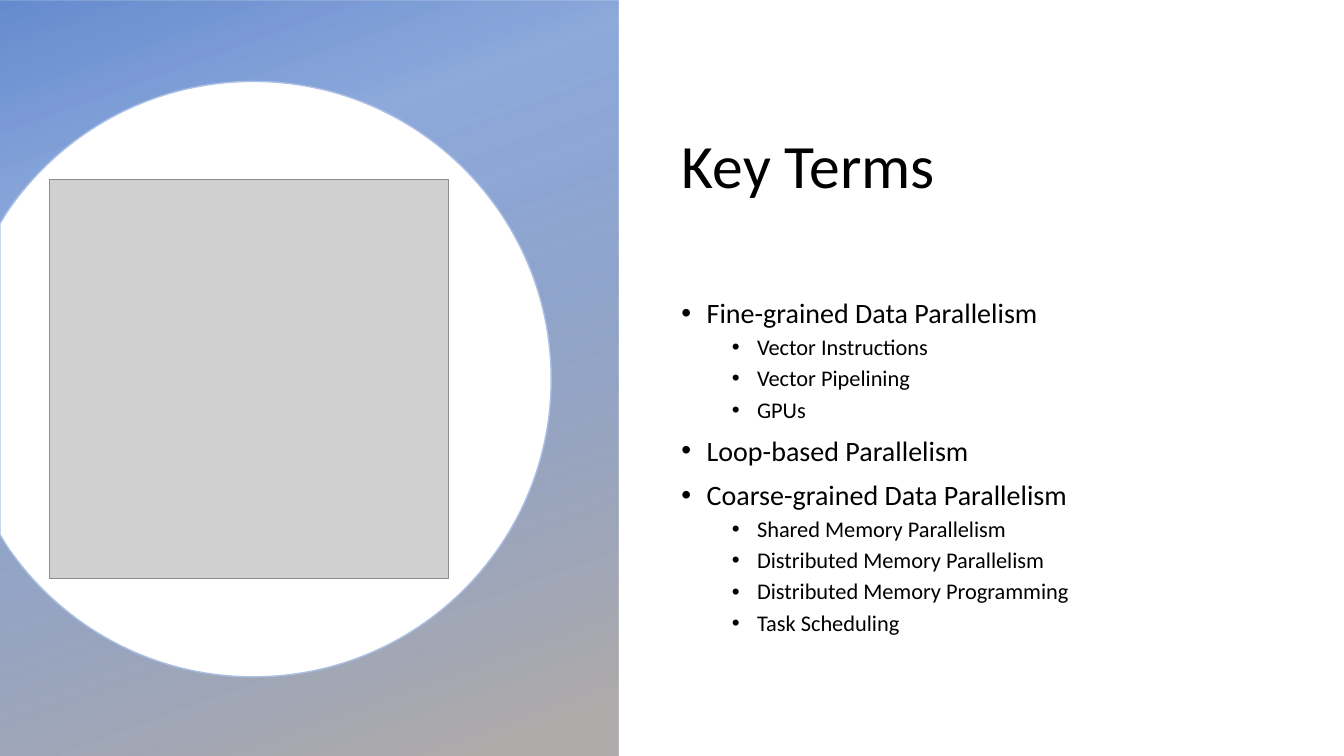
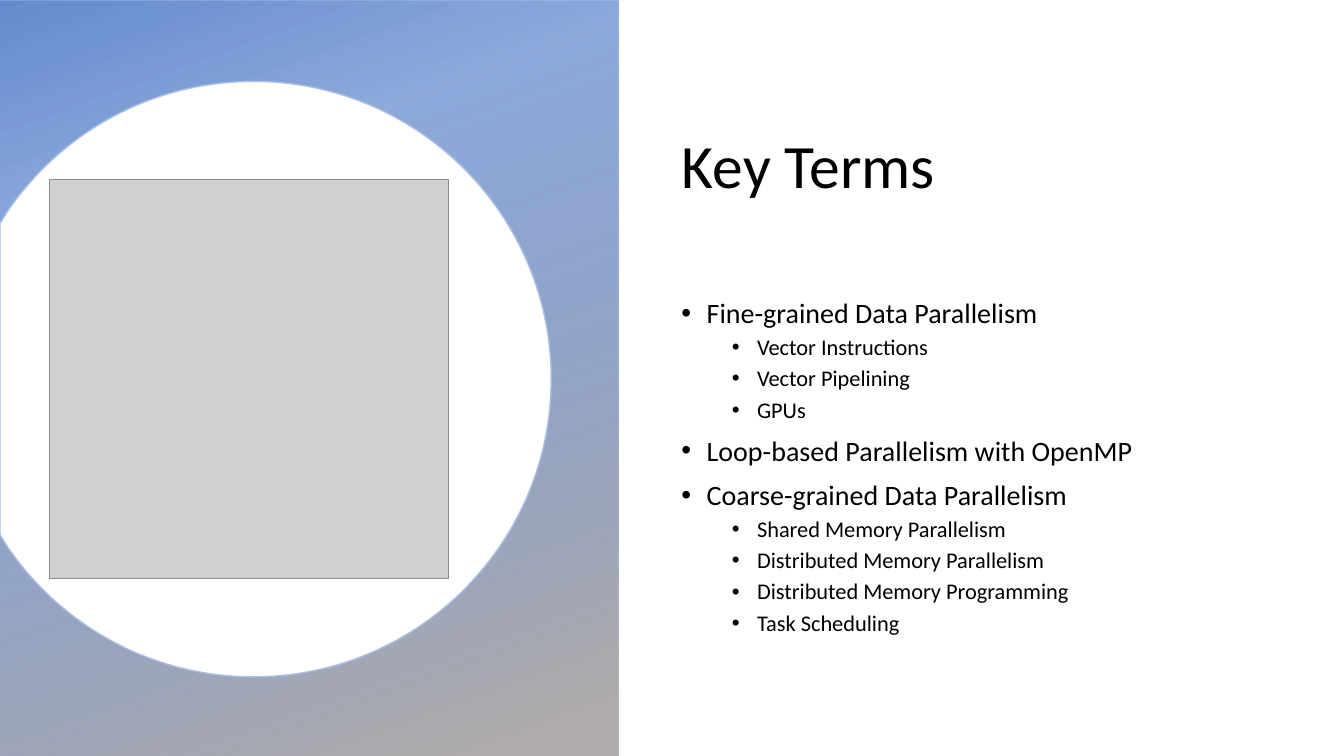
Before and after one commit to evarga/parallel-computing-lectures, a slide deck: slide 3 of lecture-6/presentation-6.pptx. Drawn at 1344x756 pixels with LibreOffice and Linux fonts; fonts in the diff are those of the drawing; grey boxes stand for pictures; background and template pictures are left out. Boxes give left, top, right and bottom in pixels: in the first picture for what was removed or moved away, otherwise in the second. Text is boxed around its words. In the diff, an @@ line names an element or a change of style, - is before the commit and + after.

```diff
--- a/lecture-6/presentation-6.pptx
+++ b/lecture-6/presentation-6.pptx
@@ text at [707,441,1132,466]: text changed @@
-• Loop-based Parallelism
+• Loop-based Parallelism with OpenMP
```
Also in this commit, not shown: 2 other slides changed, 5 slides added, 11 other files.
